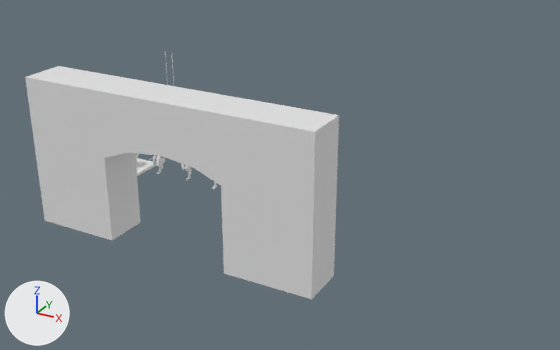
Renders of the FBX model Assets/MyModels/MuseumAssets_01.fbx from each side of a commit.
The view is the same before and after, from a camera (50 mm lens) standing at (35.1, -44.0, 23.5) and looking at (14.5, -6.7, 4.8). The lights are fixed; the arrows at lower left show +X, +Y and +Z. Where no turn or scale is listed for an object, it has been applied to the vertices.

The first picture shows 'Museum.CeillingBridge'.
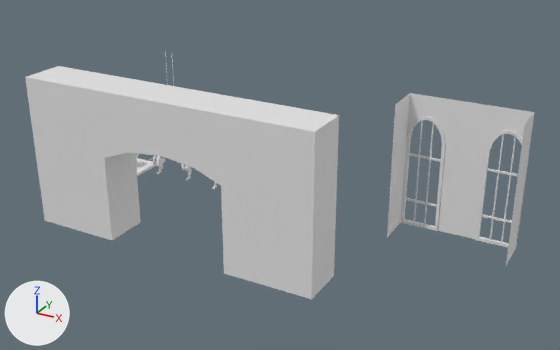
Patch to the scene script:
```diff
--- a/Assets/MyModels/MuseumAssets_01.fbx.py
+++ b/Assets/MyModels/MuseumAssets_01.fbx.py
@@ me_museumwindow @@
+me_museumwindow.from_pydata(...)  # 39 vertices, 15 faces; spans x 0.0..7.5, y -2.54..0.11, z 0.0..8.9
@@ me_museumwindow_001 @@
+me_museumwindow_001.from_pydata(...)  # 204 vertices, 190 faces; spans x 0.0..7.5, y -0.11..0.11, z 0.0..7.59
@@ ob_museumwindow_wall @@
+ob_museumwindow_wall = bpy.data.objects.new('MuseumWindow.Wall', me_museumwindow)
+ob_museumwindow_wall.location = (20.0, 0.0, 0.0)
@@ ob_museumwindow @@
+ob_museumwindow = bpy.data.objects.new('MuseumWindow', me_museumwindow_001)
+ob_museumwindow.location = (20.0, 0.0, 0.0)
```

Changed parts and their boxes [x1, y1, x2, y2] in the pictures (560 x 350 px):
'MuseumWindow.Wall', added
    after: [387, 93, 535, 265]
'MuseumWindow', added
    after: [401, 116, 529, 249]
